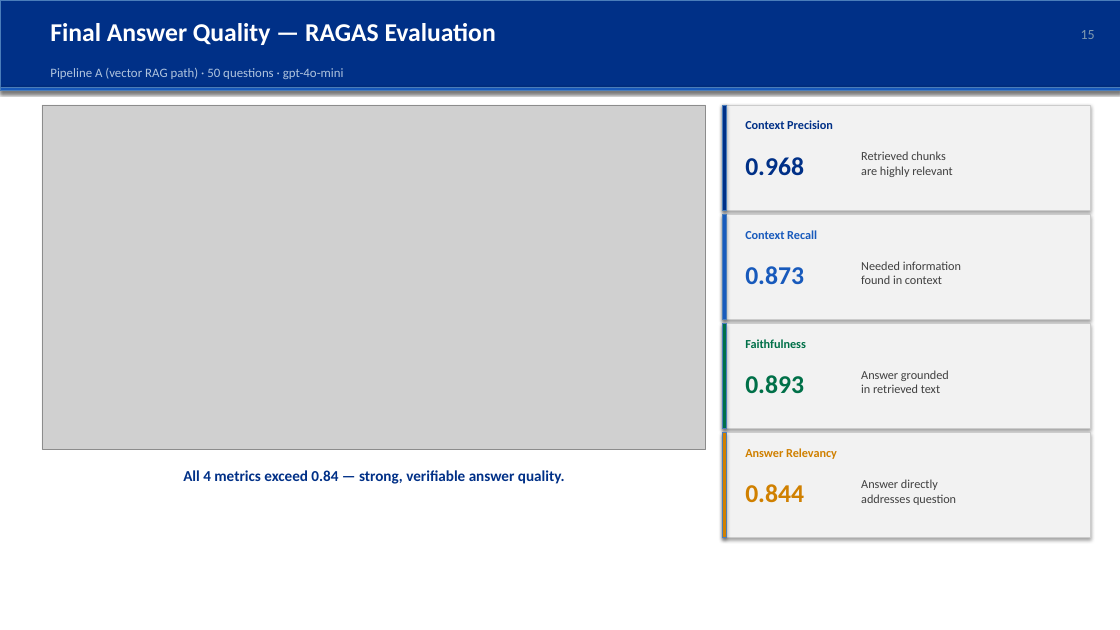
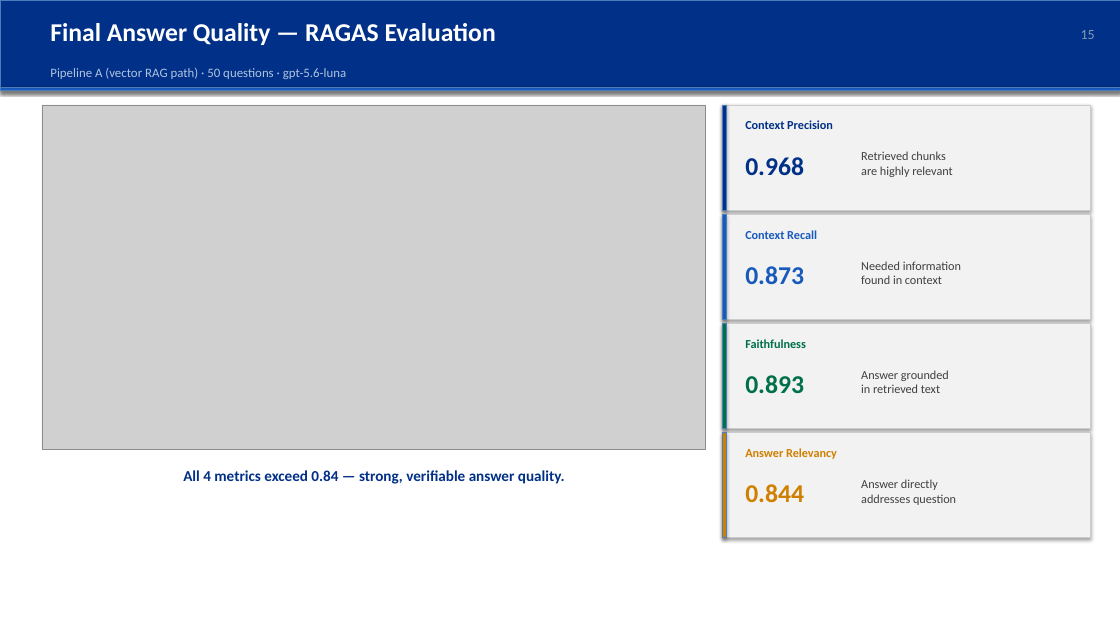
Before and after one commit to nandypi/Group-6-DS-and-AI-Lab-Project, a slide deck: slide 15 of Slides/DSAI_Team_6_Final_Presentation.pptx. Drawn at 1120x630 pixels with LibreOffice and Linux fonts; fonts in the diff are those of the drawing; grey boxes stand for pictures. Boxes give left, top, right and bottom in pixels: in the first picture for what was removed or moved away, otherwise in the second. Text is boxed around its words. In the diff, an @@ line names an element or a change of style, - is before the commit and + after.

```diff
--- a/Slides/DSAI_Team_6_Final_Presentation.pptx
+++ b/Slides/DSAI_Team_6_Final_Presentation.pptx
@@ text at (x1=50, y1=68, x2=346, y2=79): text changed @@
-Pipeline A (vector RAG path) · 50 questions · gpt-4o-mini
+Pipeline A (vector RAG path) · 50 questions · gpt-5.6-luna
```
Also in this commit, not shown: 9 other slides changed.
